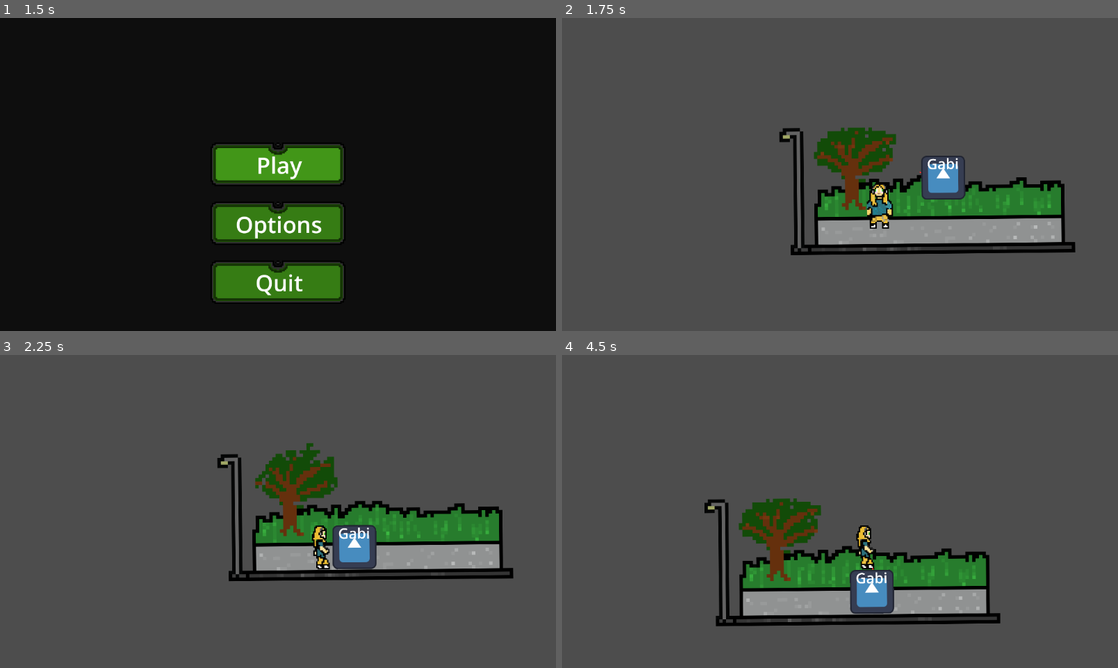
Above: before the commit, frames 1-4 (two rows, left to right).
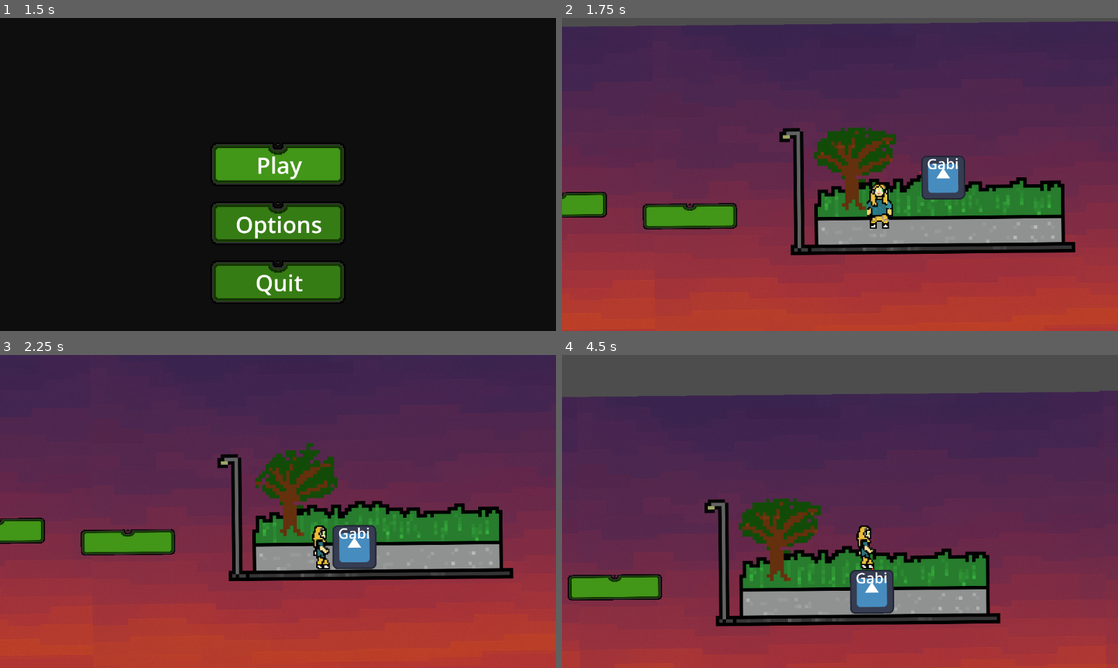
Above: after the commit, the same moments.

Repository: TalesMarc/AngelaCultoRepository
Game: Godot game, scene res://inicio.tscn
The game is run twice, just before and just after one commit, with the same random seed, the same clock (stepped at 60 frames per second) and the same inputs. The engine's default icon, where the game draws it, is replaced by a stand-in: a white triangle on a blue panel in a dark square.
Inputs (mouse positions are in pixels of both pictures, inside the frame that each line leads up to):
- Up to frame 1 (1.5 s): click "Play" at 0.5 s; click "Play" at 1.25 s
- Up to frame 2 (1.75 s): no input
- Up to frame 3 (2.25 s): move the mouse to (400, 495) at 2.02 s; hold D (move_right) from 2.03 s (still down)
- Up to frame 4 (4.5 s): tap Space (jump) at 2.27, 3.02 s; move the mouse to (728, 527) at 2.77 s; move the mouse to (895, 442) at 3.52 s; release D (move_right) at 3.53 s; hold A (move_left) 3.53-4.28 s; move the mouse to (812, 574) at 4.27 s; hold D (move_right) from 4.28 s (still down)

Frame 1 is identical in both runs. In frame 2, 84% of the frame differs, in the area x 0-100%, y 1-100%; in frame 3, 87%, in the area x 0-100%, y 0-100%; in frame 4, 74%.

Commit message:
Atualização manual - 2025-05-17 19:55:27

Diff:
--- a/node_2d.tscn
+++ b/node_2d.tscn
@@ -1,8 +1,10 @@
-[gd_scene load_steps=39 format=3 uid="uid://drcrwrkjk1fby"]
+[gd_scene load_steps=41 format=3 uid="uid://drcrwrkjk1fby"]
 
 [ext_resource type="Script" uid="uid://dvklttj08ocbb" path="res://character_body_2d_2.gd" id="1_0e48y"]
 [ext_resource type="Script" uid="uid://btbt3p4i64hrd" path="res://node_2d.gd" id="1_flf07"]
 [ext_resource type="Texture2D" uid="uid://bbbvodg33g4qc" path="res://icon.svg" id="1_wtcfe"]
+[ext_resource type="Texture2D" uid="uid://vrraffq3gjv1" path="res://ChatGPT Image 17 de mai. de 2025, 19_27_40.png" id="2_ornx7"]
+[ext_resource type="Texture2D" uid="uid://c5m46lfsshe1s" path="res://botao3.png" id="3_cnnru"]
 [ext_resource type="Texture2D" uid="uid://el222y71w3oc" path="res://gay do jorge parado/sprite_0.png" id="3_d2bti"]
 [ext_resource type="Texture2D" uid="uid://db141ahu3jxtd" path="res://animação fundo terreno/sprite_00.png" id="3_ebxd8"]
 [ext_resource type="Texture2D" uid="uid://44whl2vl4pva" path="res://animação fundo terreno/sprite_01.png" id="4_2u7jv"]
@@ -34,7 +36,7 @@
 [ext_resource type="Script" uid="uid://chmho6hoqn8c6" path="res://character_body_2d.gd" id="32_mryly"]
 
 [sub_resource type="RectangleShape2D" id="RectangleShape2D_0hol4"]
-size = Vector2(128.236, 125.902)
+size = Vector2(128.236, 51.8782)
 
 [sub_resource type="RectangleShape2D" id="RectangleShape2D_q6r6c"]
 size = Vector2(751.251, 37.8071)
@@ -148,16 +150,49 @@
 rotation = -0.00991185
 script = ExtResource("1_flf07")
 
+[node name="Sprite2D2" type="Sprite2D" parent="."]
+position = Vector2(1584.24, 84.7066)
+texture = ExtResource("2_ornx7")
+
+[node name="Sprite2D" type="Sprite2D" parent="Sprite2D2"]
+position = Vector2(-3040.18, 2.86684)
+texture = ExtResource("2_ornx7")
+
+[node name="Sprite2D" type="Sprite2D" parent="Sprite2D2/Sprite2D"]
+position = Vector2(-7.28821, 1037.98)
+rotation = 3.14159
+scale = Vector2(1, 1.03728)
+texture = ExtResource("2_ornx7")
+
+[node name="Sprite2D2" type="Sprite2D" parent="Sprite2D2/Sprite2D"]
+position = Vector2(1522.04, 1012.14)
+texture = ExtResource("2_ornx7")
+
+[node name="Sprite2D3" type="Sprite2D" parent="Sprite2D2/Sprite2D"]
+position = Vector2(1518.91, 1025.11)
+rotation = 3.14159
+scale = Vector2(1, 1.03728)
+texture = ExtResource("2_ornx7")
+
+[node name="Sprite2D4" type="Sprite2D" parent="Sprite2D2/Sprite2D"]
+position = Vector2(3043.25, 999.213)
+rotation = -3.14334
+texture = ExtResource("2_ornx7")
+
+[node name="Sprite2D2" type="Sprite2D" parent="Sprite2D2"]
+position = Vector2(-1523.1, 2.90363)
+texture = ExtResource("2_ornx7")
+
 [node name="StaticBody2D2" type="StaticBody2D" parent="."]
 position = Vector2(-4, 3)
 
 [node name="Sprite2D3" type="Sprite2D" parent="StaticBody2D2"]
-position = Vector2(946.284, 1486.41)
-scale = Vector2(2.12109, 1.42969)
-texture = ExtResource("1_wtcfe")
+position = Vector2(-598.338, 129.036)
+scale = Vector2(0.687505, 0.581399)
+texture = ExtResource("3_cnnru")
 
 [node name="CollisionShape2D" type="CollisionShape2D" parent="StaticBody2D2"]
-position = Vector2(1514.76, 1239.04)
+position = Vector2(-596.834, 126.138)
 scale = Vector2(2.12109, 1.42969)
 shape = SubResource("RectangleShape2D_0hol4")
 
@@ -290,5 +325,135 @@
 theme_override_font_sizes/font_size = 84
 text = "Gabi"
 
+[node name="StaticBody2D3" type="StaticBody2D" parent="."]
+position = Vector2(-383.684, -33.8046)
+
+[node name="Sprite2D3" type="Sprite2D" parent="StaticBody2D3"]
+position = Vector2(-598.338, 129.036)
+scale = Vector2(0.687505, 0.581399)
+texture = ExtResource("3_cnnru")
+
+[node name="CollisionShape2D" type="CollisionShape2D" parent="StaticBody2D3"]
+position = Vector2(-596.834, 126.138)
+scale = Vector2(2.12109, 1.42969)
+shape = SubResource("RectangleShape2D_0hol4")
+
+[node name="StaticBody2D5" type="StaticBody2D" parent="."]
+position = Vector2(-958.015, 198.514)
+
+[node name="Sprite2D3" type="Sprite2D" parent="StaticBody2D5"]
+position = Vector2(-598.338, 129.036)
+scale = Vector2(0.687505, 0.581399)
+texture = ExtResource("3_cnnru")
+
+[node name="CollisionShape2D" type="CollisionShape2D" parent="StaticBody2D5"]
+position = Vector2(-596.834, 126.138)
+scale = Vector2(2.12109, 1.42969)
+shape = SubResource("RectangleShape2D_0hol4")
+
+[node name="StaticBody2D3" type="StaticBody2D" parent="StaticBody2D5"]
+position = Vector2(444.044, 300.416)
+
+[node name="Sprite2D3" type="Sprite2D" parent="StaticBody2D5/StaticBody2D3"]
+position = Vector2(-598.338, 129.036)
+scale = Vector2(0.687505, 0.581399)
+texture = ExtResource("3_cnnru")
+
+[node name="CollisionShape2D" type="CollisionShape2D" parent="StaticBody2D5/StaticBody2D3"]
+position = Vector2(-596.834, 126.138)
+scale = Vector2(2.12109, 1.42969)
+shape = SubResource("RectangleShape2D_0hol4")
+
+[node name="StaticBody2D3" type="StaticBody2D" parent="StaticBody2D5/StaticBody2D3"]
+position = Vector2(833.729, 233.275)
+
+[node name="Sprite2D3" type="Sprite2D" parent="StaticBody2D5/StaticBody2D3/StaticBody2D3"]
+position = Vector2(-598.338, 129.036)
+scale = Vector2(0.687505, 0.581399)
+texture = ExtResource("3_cnnru")
+
+[node name="CollisionShape2D" type="CollisionShape2D" parent="StaticBody2D5/StaticBody2D3/StaticBody2D3"]
+position = Vector2(-596.834, 126.138)
+scale = Vector2(2.12109, 1.42969)
+shape = SubResource("RectangleShape2D_0hol4")
+
+[node name="StaticBody2D3" type="StaticBody2D" parent="StaticBody2D5/StaticBody2D3/StaticBody2D3"]
+position = Vector2(704.512, -149.024)
+
+[node name="Sprite2D3" type="Sprite2D" parent="StaticBody2D5/StaticBody2D3/StaticBody2D3/StaticBody2D3"]
+position = Vector2(-598.338, 129.036)
+scale = Vector2(0.687505, 0.581399)
+texture = ExtResource("3_cnnru")
+
+[node name="CollisionShape2D" type="CollisionShape2D" parent="StaticBody2D5/StaticBody2D3/StaticBody2D3/StaticBody2D3"]
+position = Vector2(-596.834, 126.138)
+scale = Vector2(2.12109, 1.42969)
+shape = SubResource("RectangleShape2D_0hol4")
+
+[node name="StaticBody2D3" type="StaticBody2D" parent="StaticBody2D5/StaticBody2D3/StaticBody2D3/StaticBody2D3"]
+position = Vector2(327.564, 348.264)
+
+[node name="Sprite2D3" type="Sprite2D" parent="StaticBody2D5/StaticBody2D3/StaticBody2D3/StaticBody2D3/StaticBody2D3"]
+position = Vector2(-598.338, 129.036)
+scale = Vector2(0.687505, 0.581399)
+texture = ExtResource("3_cnnru")
+
+[node name="CollisionShape2D" type="CollisionShape2D" parent="StaticBody2D5/StaticBody2D3/StaticBody2D3/StaticBody2D3/StaticBody2D3"]
+position = Vector2(-596.834, 126.138)
+scale = Vector2(2.12109, 1.42969)
+shape = SubResource("RectangleShape2D_0hol4")
+
+[node name="StaticBody2D3" type="StaticBody2D" parent="StaticBody2D5/StaticBody2D3/StaticBody2D3/StaticBody2D3/StaticBody2D3"]
+position = Vector2(799.883, -85.076)
+
+[node name="Sprite2D3" type="Sprite2D" parent="StaticBody2D5/StaticBody2D3/StaticBody2D3/StaticBody2D3/StaticBody2D3/StaticBody2D3"]
+position = Vector2(-598.338, 129.036)
+scale = Vector2(0.687505, 0.581399)
+texture = ExtResource("3_cnnru")
+
+[node name="CollisionShape2D" type="CollisionShape2D" parent="StaticBody2D5/StaticBody2D3/StaticBody2D3/StaticBody2D3/StaticBody2D3/StaticBody2D3"]
+position = Vector2(-596.834, 126.138)
+scale = Vector2(2.12109, 1.42969)
+shape = SubResource("RectangleShape2D_0hol4")
+
+[node name="StaticBody2D3" type="StaticBody2D" parent="StaticBody2D5/StaticBody2D3/StaticBody2D3/StaticBody2D3/StaticBody2D3/StaticBody2D3"]
+position = Vector2(659.674, -266.475)
+
+[node name="Sprite2D3" type="Sprite2D" parent="StaticBody2D5/StaticBody2D3/StaticBody2D3/StaticBody2D3/StaticBody2D3/StaticBody2D3/StaticBody2D3"]
+position = Vector2(-598.338, 129.036)
+scale = Vector2(0.687505, 0.581399)
+texture = ExtResource("3_cnnru")
+
+[node name="CollisionShape2D" type="CollisionShape2D" parent="StaticBody2D5/StaticBody2D3/StaticBody2D3/StaticBody2D3/StaticBody2D3/StaticBody2D3/StaticBody2D3"]
+position = Vector2(-596.834, 126.138)
+scale = Vector2(2.12109, 1.42969)
+shape = SubResource("RectangleShape2D_0hol4")
+
+[node name="StaticBody2D3" type="StaticBody2D" parent="StaticBody2D5/StaticBody2D3/StaticBody2D3/StaticBody2D3/StaticBody2D3/StaticBody2D3/StaticBody2D3"]
+position = Vector2(-446.529, -352.443)
+
+[node name="Sprite2D3" type="Sprite2D" parent="StaticBody2D5/StaticBody2D3/StaticBody2D3/StaticBody2D3/StaticBody2D3/StaticBody2D3/StaticBody2D3/StaticBody2D3"]
+position = Vector2(-598.338, 129.036)
+scale = Vector2(0.687505, 0.581399)
+texture = ExtResource("3_cnnru")
+
+[node name="CollisionShape2D" type="CollisionShape2D" parent="StaticBody2D5/StaticBody2D3/StaticBody2D3/StaticBody2D3/StaticBody2D3/StaticBody2D3/StaticBody2D3/StaticBody2D3"]
+position = Vector2(-596.834, 126.138)
+scale = Vector2(2.12109, 1.42969)
+shape = SubResource("RectangleShape2D_0hol4")
+
+[node name="StaticBody2D3" type="StaticBody2D" parent="StaticBody2D5/StaticBody2D3/StaticBody2D3/StaticBody2D3/StaticBody2D3/StaticBody2D3/StaticBody2D3/StaticBody2D3"]
+position = Vector2(-517.773, -328.148)
+
+[node name="Sprite2D3" type="Sprite2D" parent="StaticBody2D5/StaticBody2D3/StaticBody2D3/StaticBody2D3/StaticBody2D3/StaticBody2D3/StaticBody2D3/StaticBody2D3/StaticBody2D3"]
+position = Vector2(-598.338, 129.036)
+scale = Vector2(0.687505, 0.581399)
+texture = ExtResource("3_cnnru")
+
+[node name="CollisionShape2D" type="CollisionShape2D" parent="StaticBody2D5/StaticBody2D3/StaticBody2D3/StaticBody2D3/StaticBody2D3/StaticBody2D3/StaticBody2D3/StaticBody2D3/StaticBody2D3"]
+position = Vector2(-596.834, 126.138)
+scale = Vector2(2.12109, 1.42969)
+shape = SubResource("RectangleShape2D_0hol4")
+
 [connection signal="pressed" from="PauseMenu/GridContainer/TextureButton" to="." method="_on_texture_button_pressed666"]
 [connection signal="pressed" from="PauseMenu/GridContainer/TextureButton3" to="." method="_on_texture_button_3_pressed"]
Binary file added: ChatGPT Image 17 de mai. de 2025, 19_27_40.png
Not shown, added: ChatGPT Image 17 de mai. de 2025, 19_27_40.png.import
